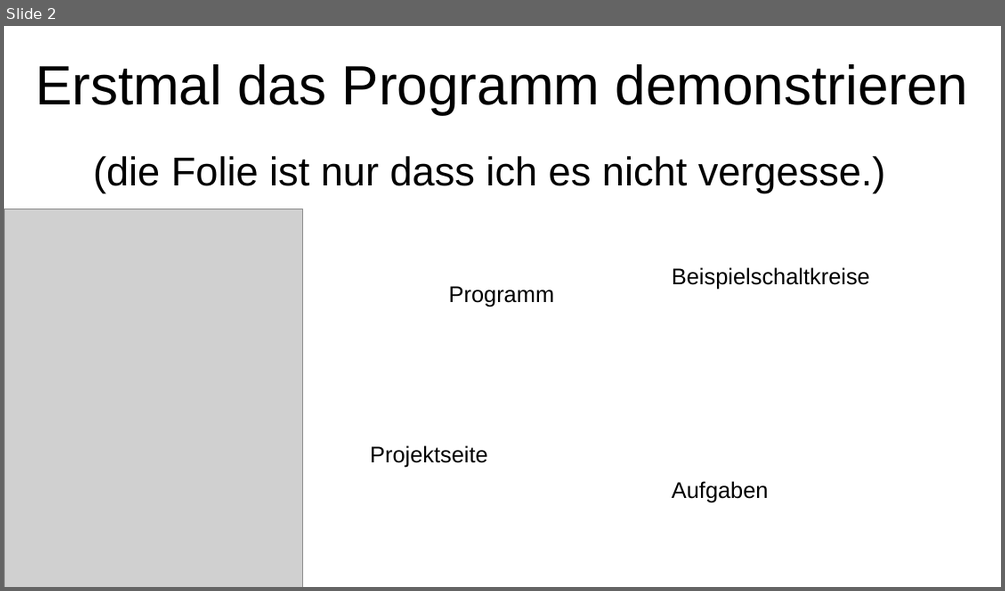
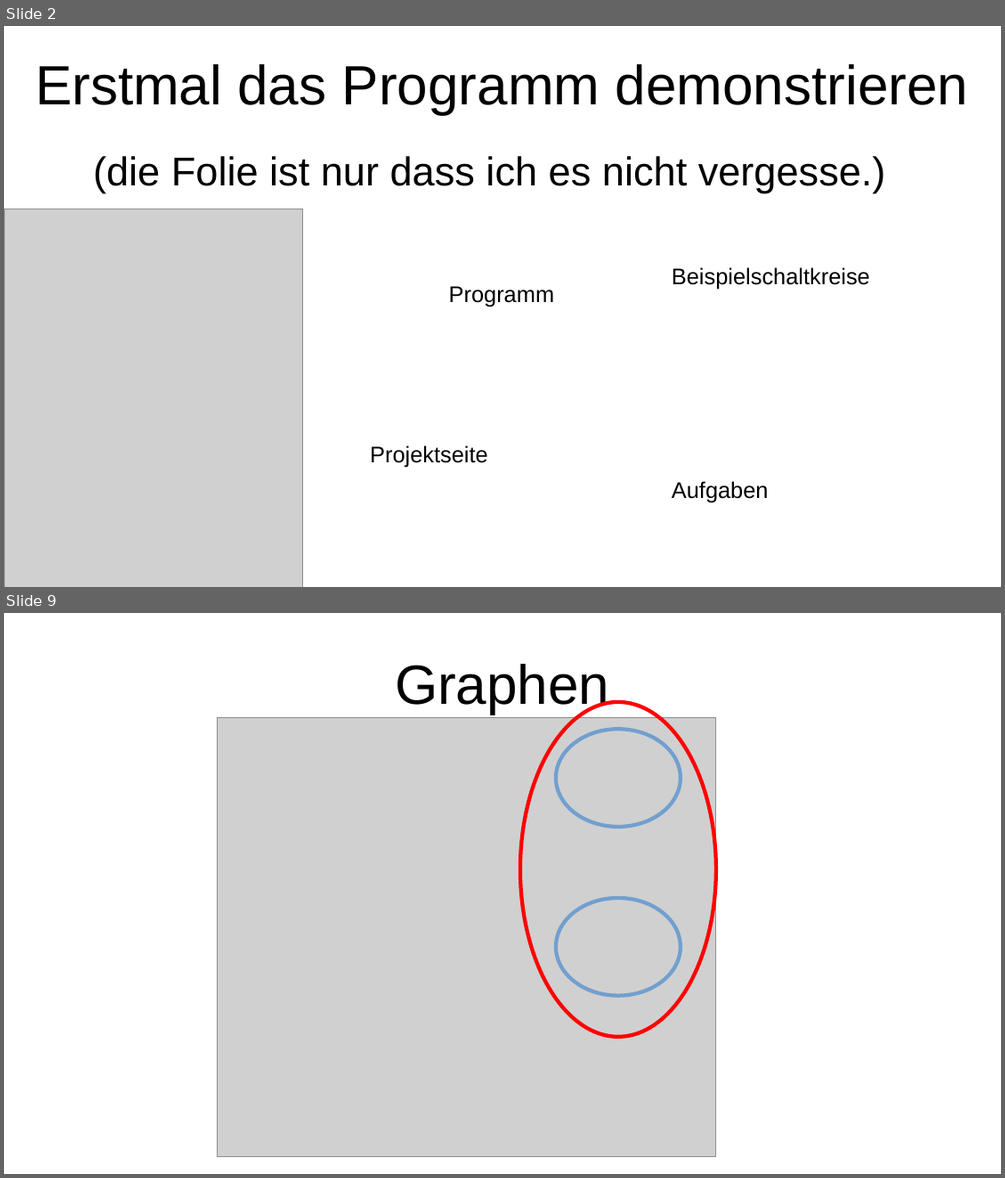
Before and after one commit to HeIIow2/physik_schaltkreise, a slide deck: präsentation/präsentation.odp. Shown one above the other, each under a label of ours: slide 2 before the commit, slides 2 and 9 after it; the slides between them are not shown. The pictures are 1005x591 and 1005x1178 pixels, drawn with LibreOffice and Linux fonts; fonts in the diff are those of the drawing; grey boxes stand for pictures. Boxes give left, top, right and bottom in pixels: in the first picture for what was removed or moved away, otherwise in the second. Text is boxed around its words. In the diff, an @@ line names an element or a change of style, - is before the commit and + after.

Commit message:
graphen

```diff
--- a/präsentation/präsentation.odp
+++ b/präsentation/präsentation.odp
@@ slide 9 added at (x1=4, y1=613, x2=1001, y2=1174), background #FFFFFF @@
@@ title added at (x1=395, y1=664, x2=609, y2=714), 44 pt, text #000000 @@
+Graphen
@@ picture added at (x1=218, y1=718, x2=716, y2=1157) @@
@@ ellipse added at (x1=520, y1=702, x2=717, y2=1037), outline #FF0000 3 pt @@
@@ ellipse added at (x1=556, y1=729, x2=680, y2=827), outline #729FCF 3 pt @@
@@ ellipse added at (x1=556, y1=898, x2=680, y2=996), outline #729FCF 3 pt @@
```
Also in this commit, not shown: 1 slide changed, 6 other slides added, 3 other files.
